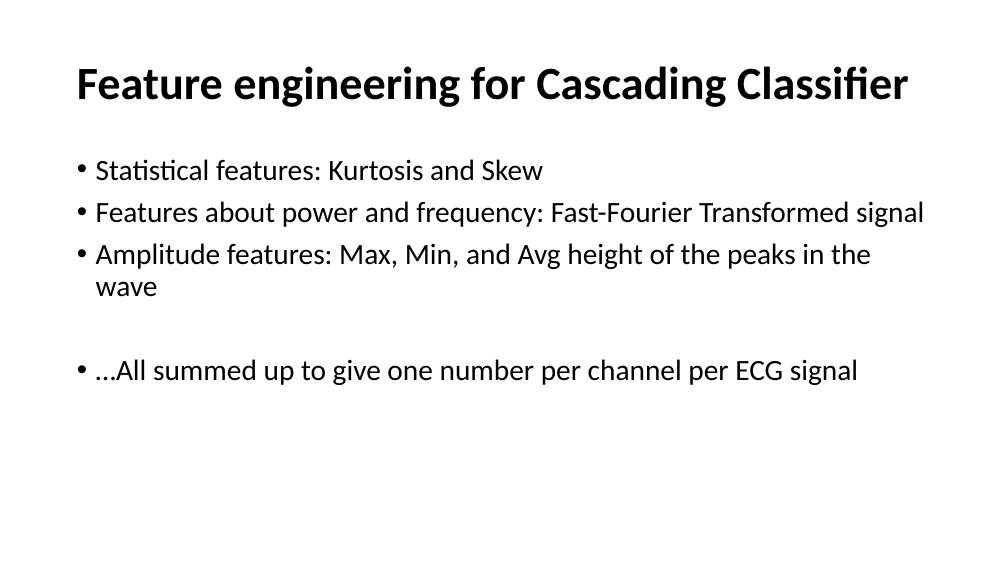
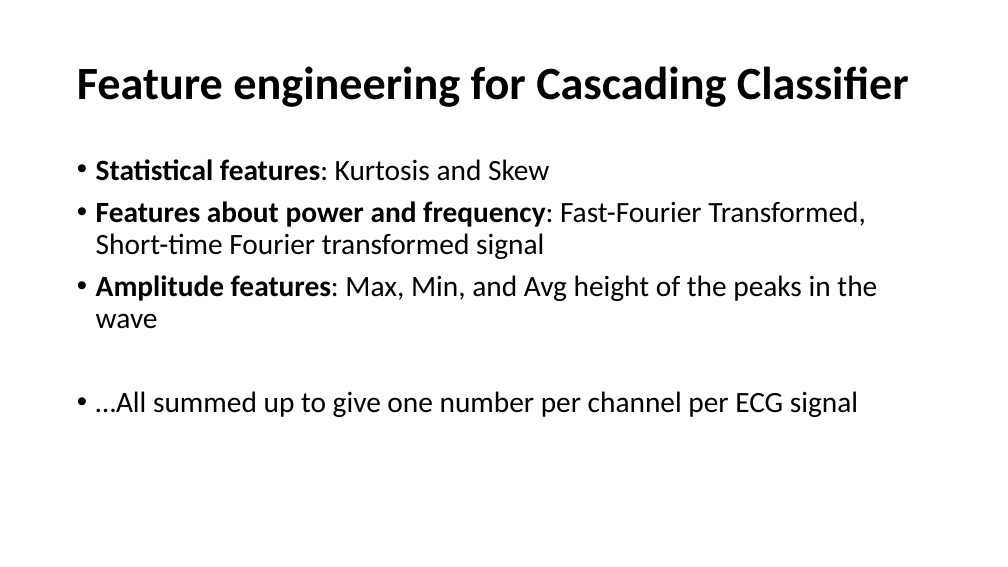
Before and after one commit to mengwong/nemo-projects, a slide deck: slide 17 of project_5_multilead_ecg_analysis/presentation/classifying_ecg_data.pptx. Drawn at 1008x567 pixels with LibreOffice and Linux fonts; fonts in the diff are those of the drawing. Boxes give left, top, right and bottom in pixels: in the first picture for what was removed or moved away, otherwise in the second. Text is boxed around its words. In the diff, an @@ line names an element or a change of style, - is before the commit and + after.

```diff
--- a/project_5_multilead_ecg_analysis/presentation/classifying_ecg_data.pptx
+++ b/project_5_multilead_ecg_analysis/presentation/classifying_ecg_data.pptx
@@ text at bbox=[96, 159, 877, 329]: bold on in "Statistical features:", "Amplitude features:" @@
@@ text at bbox=[96, 201, 866, 259]: text changed @@
-• Features about power and frequency: Fast-Fourier Transformed signal
+• Features about power and frequency: Fast-Fourier Transformed, Short-time Fourier transformed signal
```
Also in this commit, not shown: 4 other slides changed, 1 slide added, 1 slide removed, 15 other files.
